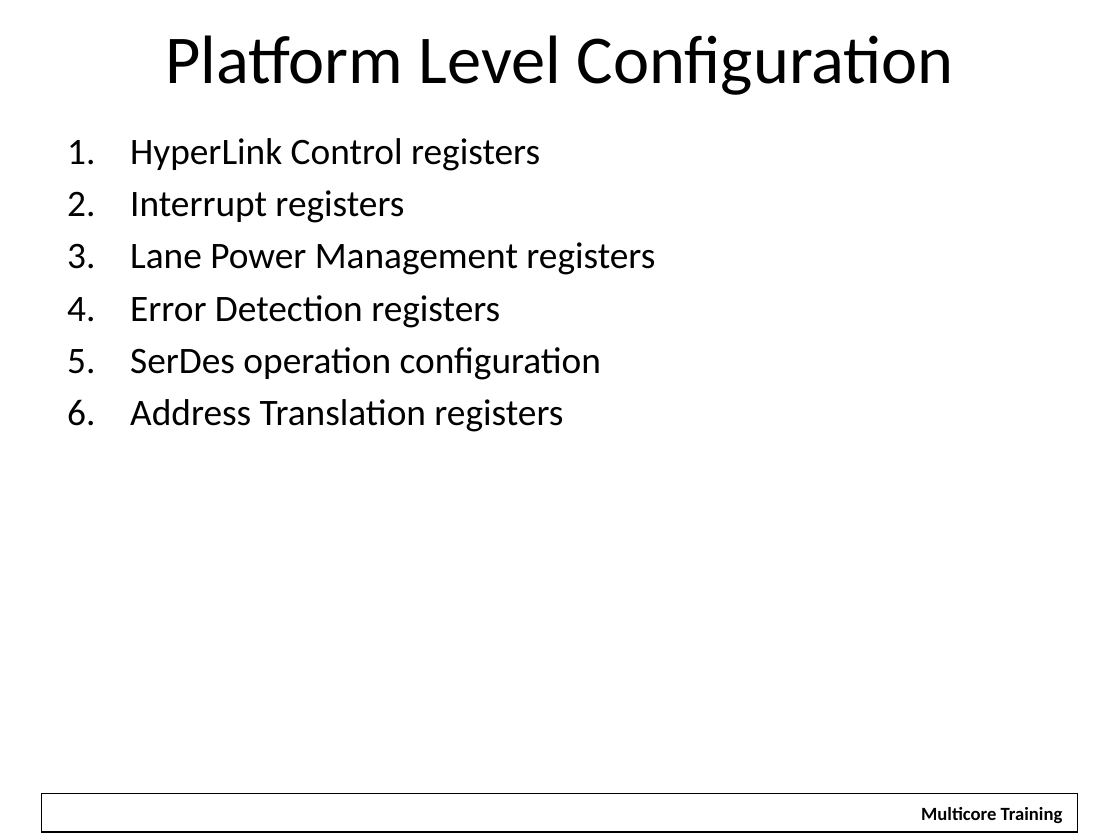
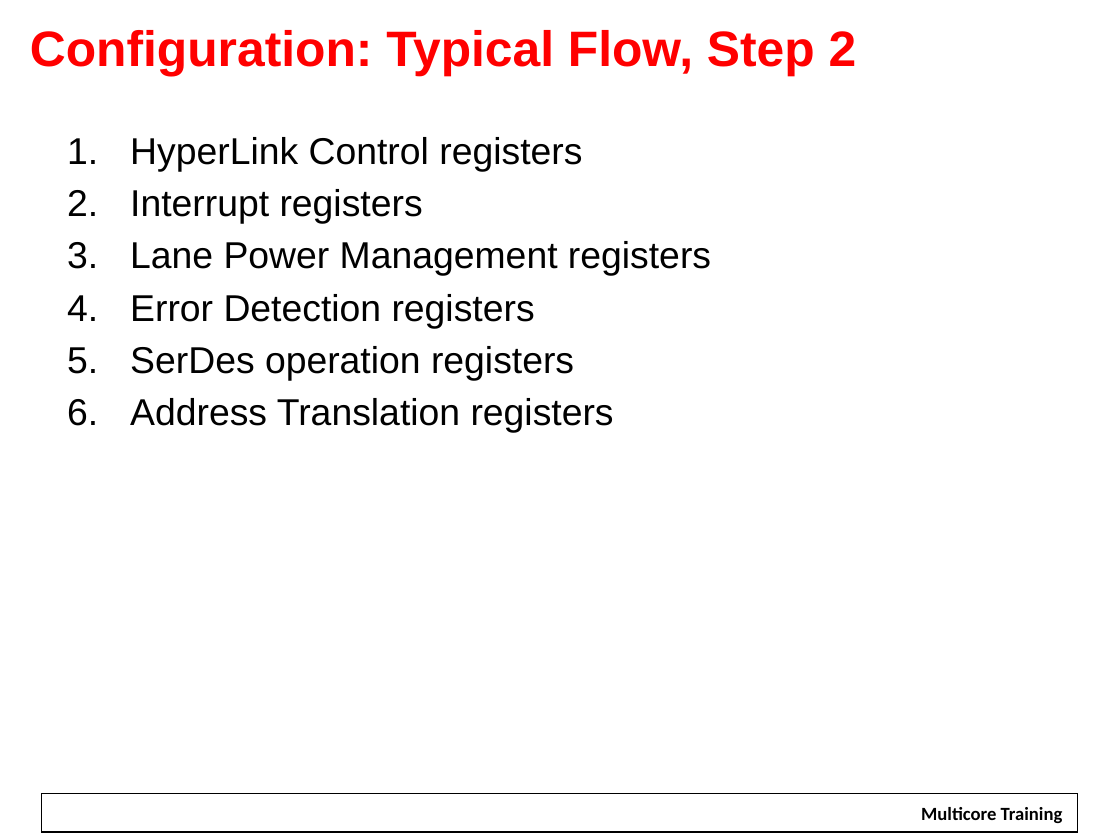
Before and after one commit to hari1989/keystone-workshop, a slide deck: slide 44 of slides/Intro to Hyperlink.pptx (slide 41 before the commit). Drawn at 1120x840 pixels with LibreOffice and Linux fonts; fonts in the diff are those of the drawing; background and template pictures are left out. Boxes give left, top, right and bottom in pixels: in the first picture for what was removed or moved away, otherwise in the second. Text is boxed around its words. In the diff, an @@ line names an element or a change of style, - is before the commit and + after.

```diff
--- a/slides/Intro to Hyperlink.pptx
+++ b/slides/Intro to Hyperlink.pptx
@@ text added at (30,30,857,77), 32 pt, text #FF0000, bold @@
+Configuration: Typical Flow, Step 2
@@ title removed at (165,35,954,95) @@
-Platform Level Configuration
@@ text at (130,137,711,433): font Calibri to Arial in "HyperLink Control registers", "Interrupt registers", "Lane Power Management registers", "Error Detection registers" and 1 more places @@
@@ text at (130,346,574,381): text changed; font Calibri to Arial @@
-5. SerDes operation configuration
+5. SerDes operation registers
```
Also in this commit, not shown: 23 other slides changed, 40 slides added, 23 slides removed, 1 other file.
